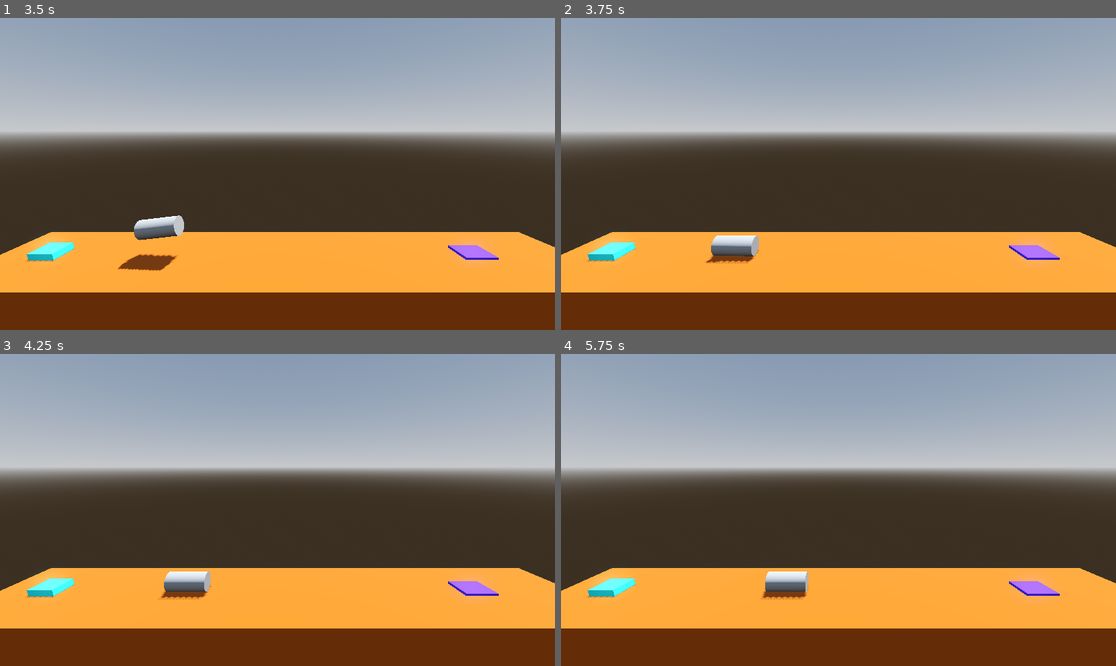
Above: before the commit, frames 1-4 (two rows, left to right).
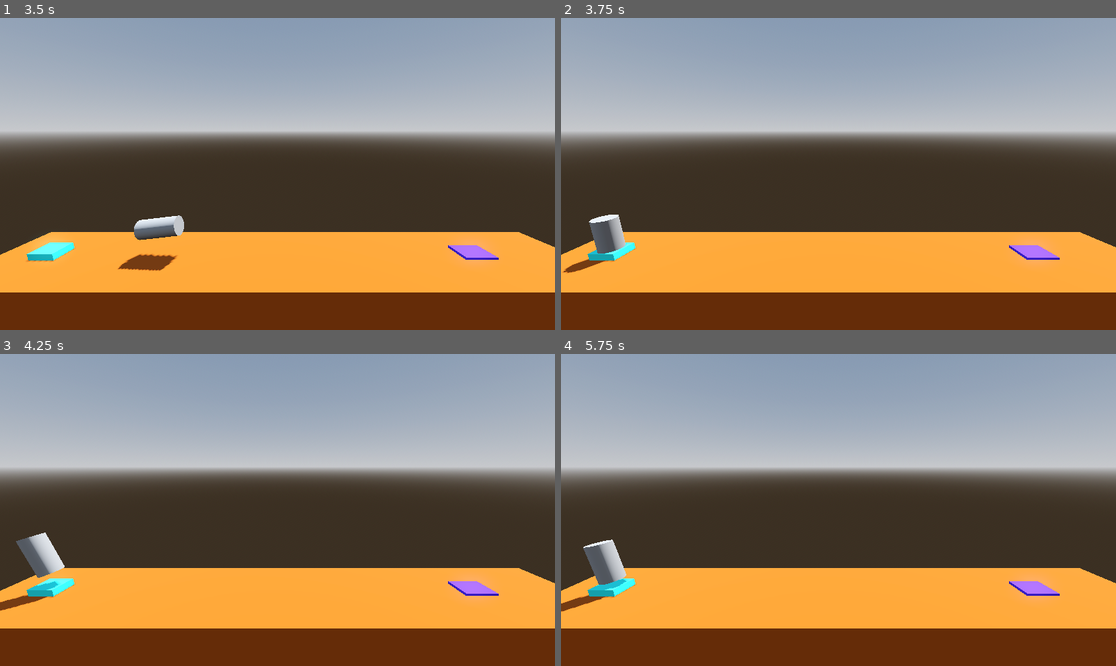
Above: after the commit, the same moments.

Repository: huangwei4478/godot-3d-exercises
Game: Godot game, scene res://Level/level.tscn
The game is run twice, just before and just after one commit, with the same random seed, the same clock (stepped at 60 frames per second) and the same inputs.
Inputs:
- Up to frame 1 (3.5 s): tap Enter at 0.5 s; hold D (rotate_right) 0.53-1.28 s; hold Space (boost) 0.53-1.28 s; hold A (rotate_left) 1.28-2.03 s; tap Space (boost) at 1.35, 2.85 s; hold Space (boost) 2.03-2.78 s; hold D (rotate_right) from 2.03 s (still down)
- Up to frame 2 (3.75 s): release D (rotate_right) at 3.53 s; hold A (rotate_left) from 3.53 s (still down); hold Space (boost) from 3.53 s (still down)
- Up to frame 3 (4.25 s): keep holding A (rotate_left); keep holding Space (boost)
- Up to frame 4 (5.75 s): keep holding A (rotate_left); release Space (boost) at 4.28 s; tap Space (boost) at 4.35 s; hold Space (boost) from 5.03 s (still down)

Frame 1 is identical in both runs. In frame 2, 1.5% of the frame differs, in the area x 0-36%, y 63-82%; in frame 3, 1.7%, in the area x 0-39%, y 57-83%; in frame 4, 1.7%.

Commit message:
[add] crashing and respawning

Diff:
--- a/ProjectBoost/Player.gd
+++ b/ProjectBoost/Player.gd
@@ -20,7 +20,13 @@
 
 func _on_body_entered(body: Node) -> void:
 	if "Goal" in body.get_groups():
-		print("you won!")
+		complete_level()
 
 	if "Failure" in body.get_groups():
-		print("you lost!")
+		crash_sequence()
+
+func crash_sequence() -> void:
+	get_tree().reload_current_scene()
+
+func complete_level() -> void:
+	get_tree().quit()
